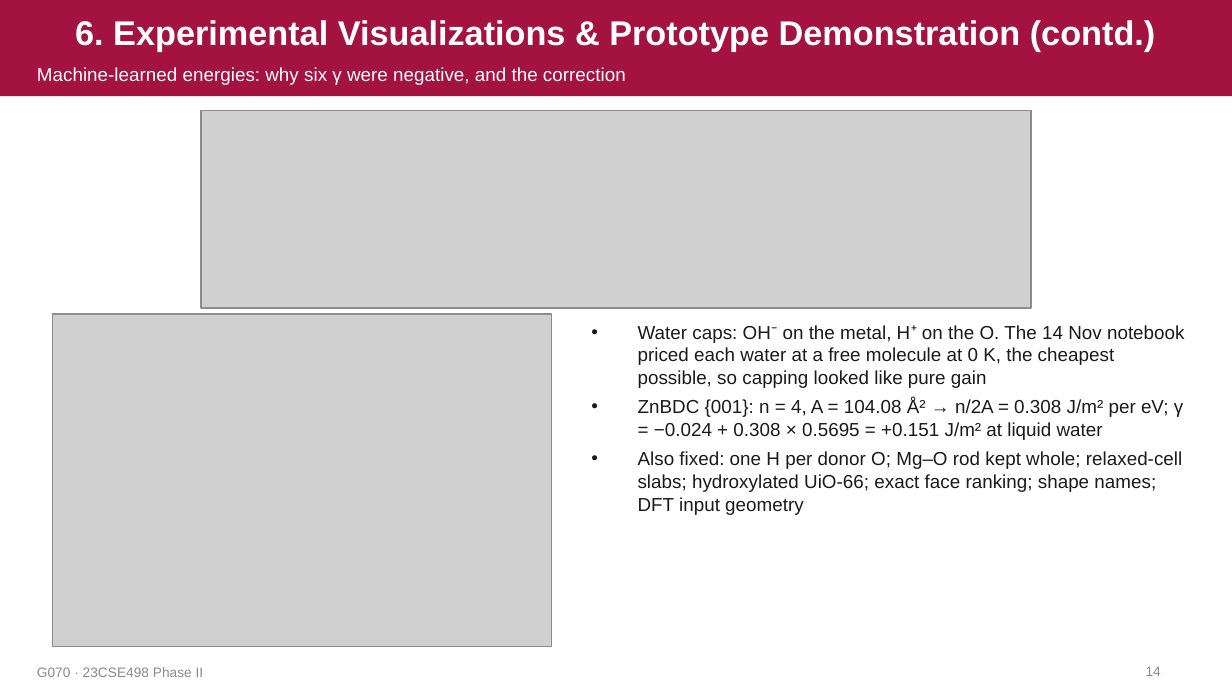
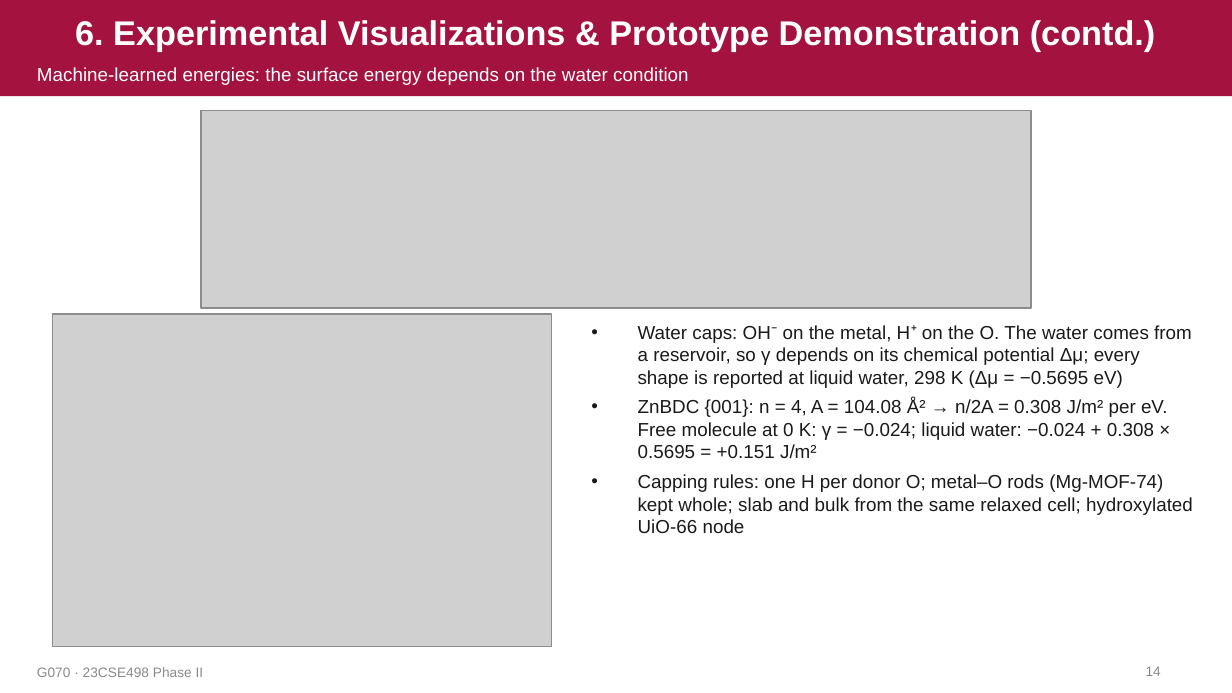
Before and after one commit to Radha-Krishna-19/fyp, a slide deck: slide 14 of docs/presentation/review_2026-11-16/G070_Phase2_Review.pptx. Drawn at 1232x693 pixels with LibreOffice and Linux fonts; fonts in the diff are those of the drawing; grey boxes stand for pictures. Boxes give left, top, right and bottom in pixels: in the first picture for what was removed or moved away, otherwise in the second. Text is boxed around its words. In the diff, an @@ line names an element or a change of style, - is before the commit and + after.

Commit message:
Review deck: references say what each was used for, water condition presented as part of the method, closing slide simplified

```diff
--- a/docs/presentation/review_2026-11-16/G070_Phase2_Review.pptx
+++ b/docs/presentation/review_2026-11-16/G070_Phase2_Review.pptx
@@ text at box(37, 67, 689, 85): text changed @@
-Machine-learned energies: why six γ were negative, and the correction
+Machine-learned energies: the surface energy depends on the water condition
@@ text at box(638, 325, 1193, 533): text changed @@
-• Water caps: OH⁻ on the metal, H⁺ on the O. The 14 Nov notebook priced each water at a free molecule at 0 K, the cheapest possible, so capping looked like pure gain
-• ZnBDC {001}: n = 4, A = 104.08 Å² → n/2A = 0.308 J/m² per eV; γ = −0.024 + 0.308 × 0.5695 = +0.151 J/m² at liquid water
-• Also fixed: one H per donor O; Mg–O rod kept whole; relaxed-cell slabs; hydroxylated UiO-66; exact face ranking; shape names; DFT input geometry
+• Water caps: OH⁻ on the metal, H⁺ on the O. The water comes from a reservoir, so γ depends on its chemical potential Δμ; every shape is reported at liquid water, 298 K (Δμ = −0.5695 eV)
+• ZnBDC {001}: n = 4, A = 104.08 Å² → n/2A = 0.308 J/m² per eV. Free molecule at 0 K: γ = −0.024; liquid water: −0.024 + 0.308 × 0.5695 = +0.151 J/m²
+• Capping rules: one H per donor O; metal–O rods (Mg-MOF-74) kept whole; slab and bulk from the same relaxed cell; hydroxylated UiO-66 node
```
Also in this commit, not shown: 7 other slides changed, 1 slide added, 1 slide removed, 5 other files.
